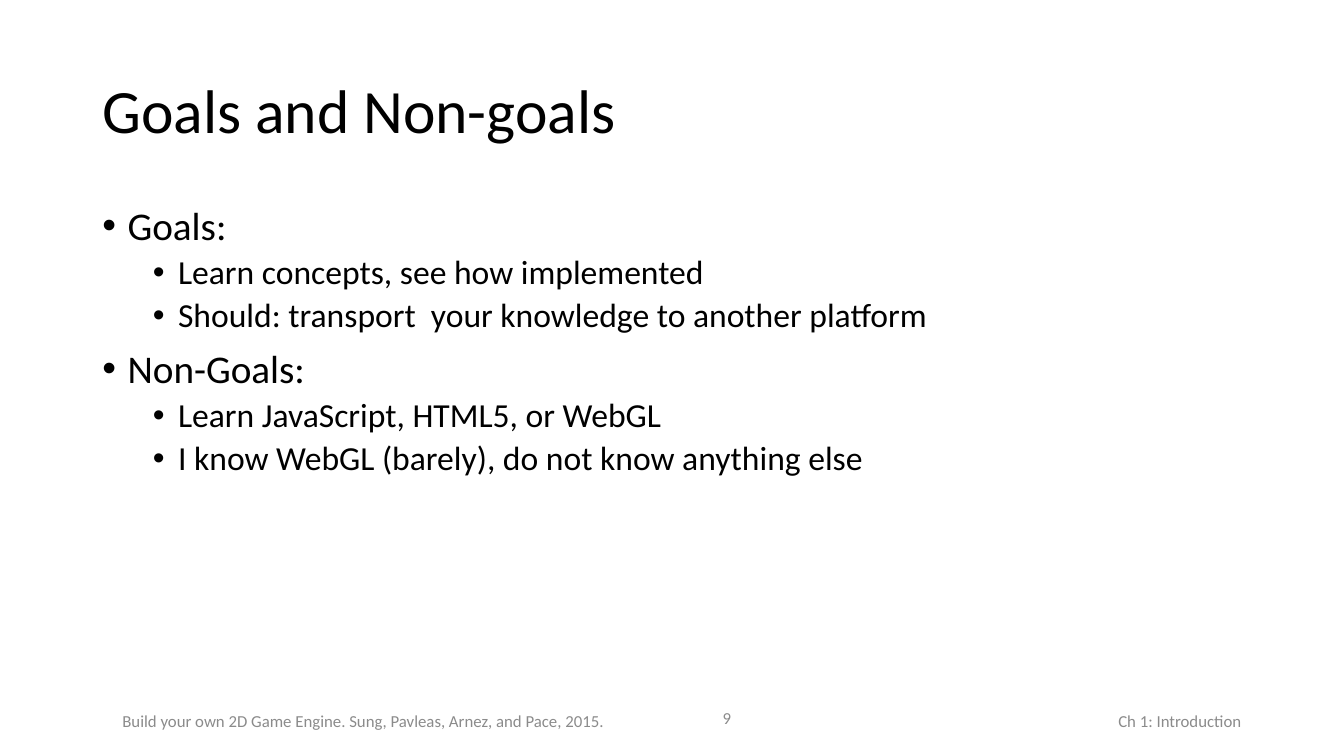
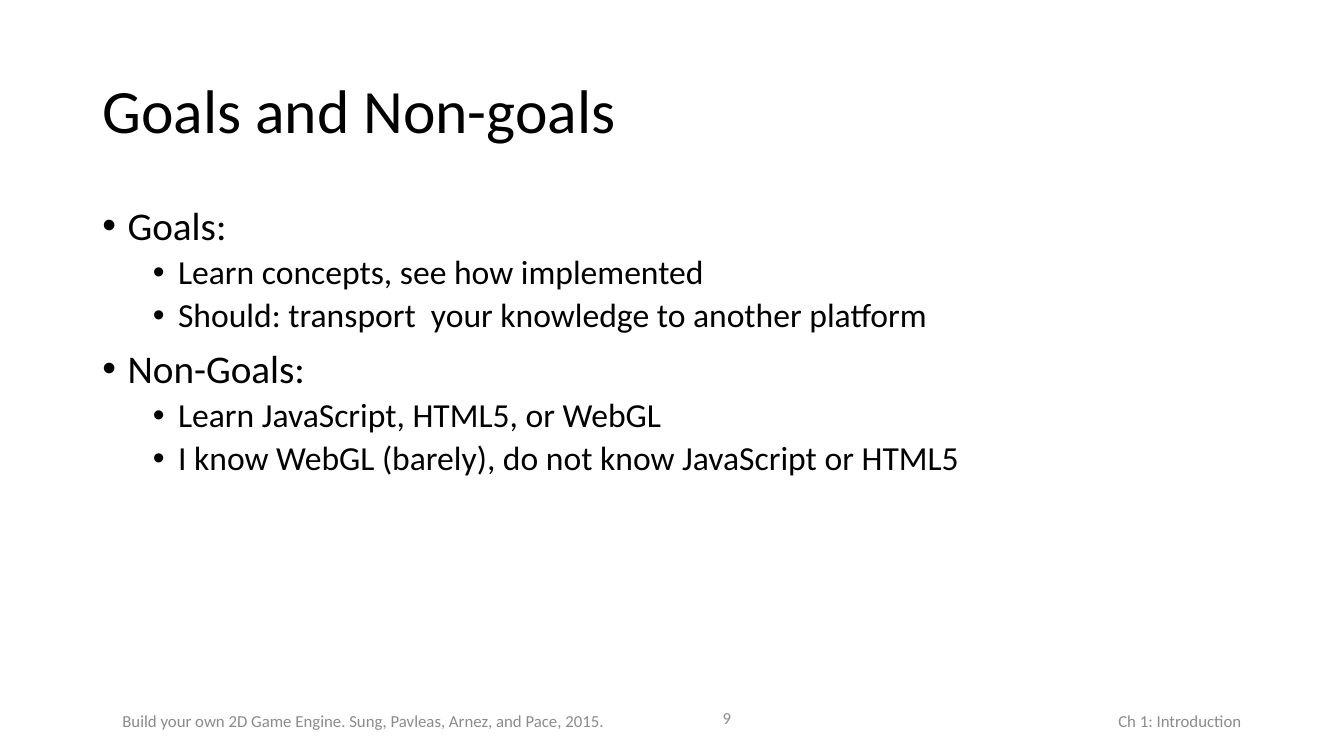
Before and after one commit to HTML5GameEngineGroup/html5engine, a slide deck: slide 9 of Book-PPT/Chap1.pptx. Drawn at 1344x756 pixels with LibreOffice and Linux fonts; fonts in the diff are those of the drawing. Boxes give left, top, right and bottom in pixels: in the first picture for what was removed or moved away, otherwise in the second. Text is boxed around its words. In the diff, an @@ line names an element or a change of style, - is before the commit and + after.

```diff
--- a/Book-PPT/Chap1.pptx
+++ b/Book-PPT/Chap1.pptx
@@ text at (178,445,959,476): text changed @@
-  • I know WebGL (barely), do not know anything else
+  • I know WebGL (barely), do not know JavaScript or HTML5
```
Also in this commit, not shown: 4 other slides changed, 17 other files.
